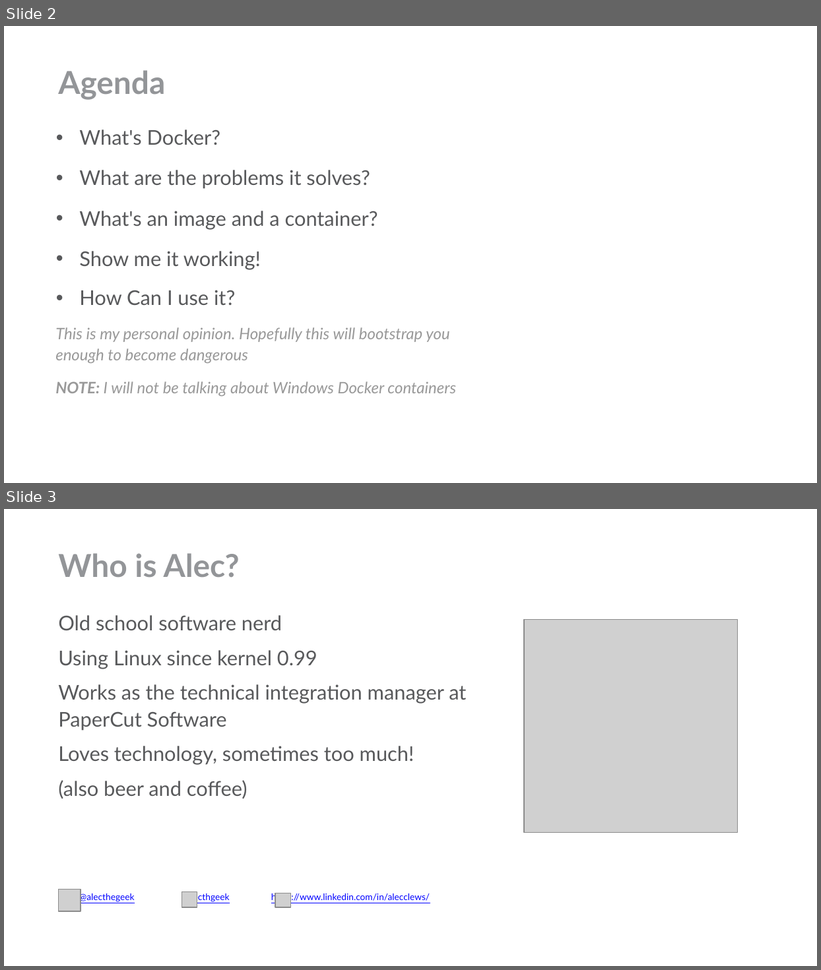
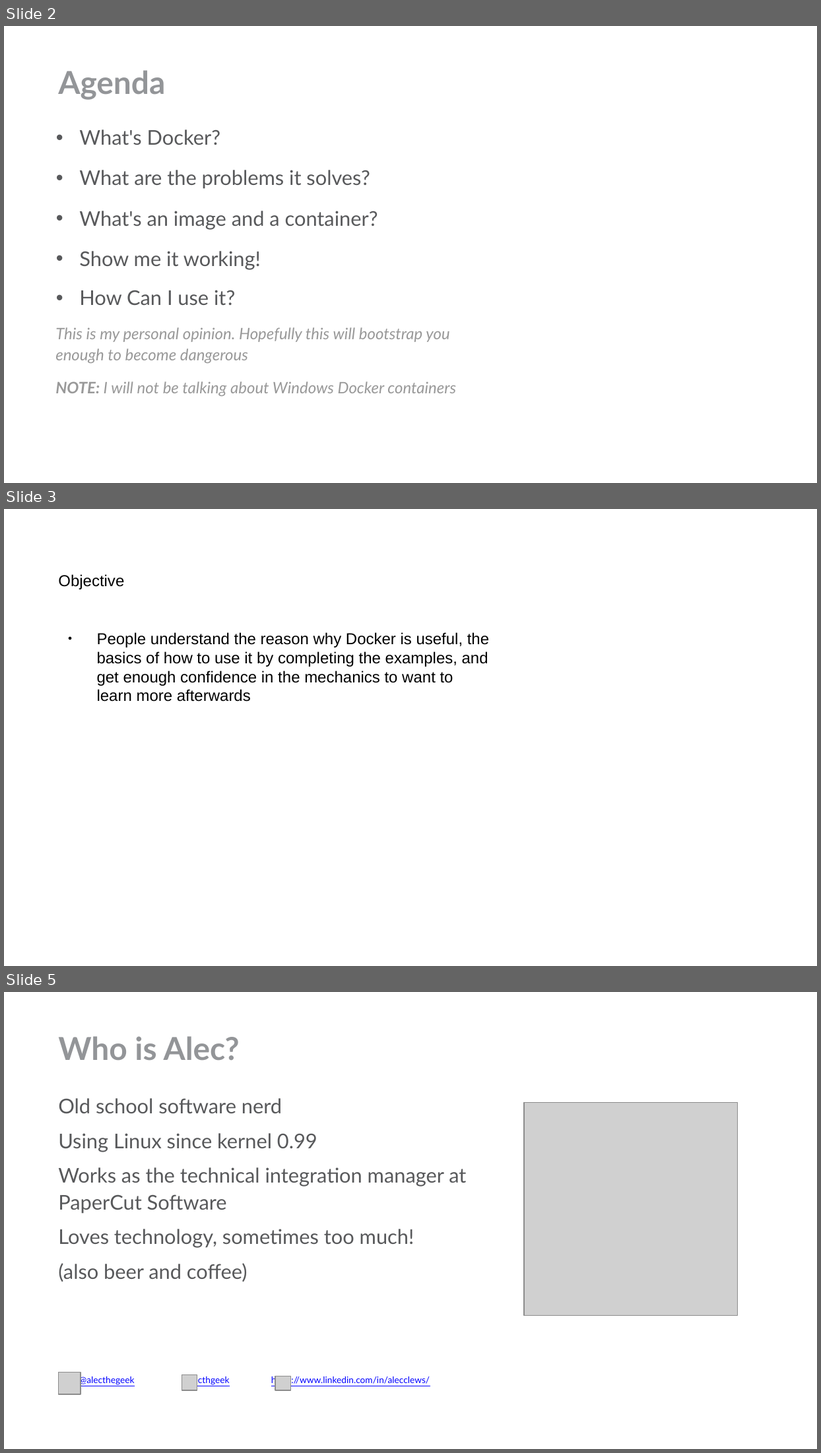
Before and after one commit to dockerfornovices/DockerSimpleDemo, a slide deck: novicesguidetodocker.odp. Shown one above the other, each under a label of ours: slides 2 and 3 before the commit, slides 2, 3 and 5 after it; the slides between them are not shown. The pictures are 821x970 and 821x1453 pixels, drawn with LibreOffice and Linux fonts; fonts in the diff are those of the drawing; grey boxes stand for pictures; background and template pictures are left out. Boxes give left, top, right and bottom in pixels: in the first picture for what was removed or moved away, otherwise in the second. Text is boxed around its words. In the diff, an @@ line names an element or a change of style, - is before the commit and + after.

```diff
--- a/novicesguidetodocker.odp
+++ b/novicesguidetodocker.odp
@@ slide 3 added at (x1=4, y1=509, x2=817, y2=966), background #FFFFFF @@
@@ title added at (x1=58, y1=574, x2=124, y2=590), 14 pt, text #000000 @@
+Objective
@@ text added at (x1=97, y1=632, x2=489, y2=702), 14 pt, text #000000 @@
+● People understand the reason why Docker is useful, the basics of how to use it by completing the examples, and get enough confidence in the mechanics to want to learn more afterwards
@@ what was slide 3 is now slide 5 @@
```
Also in this commit, not shown: 10 slides changed, 5 other slides added, 6 other files.
